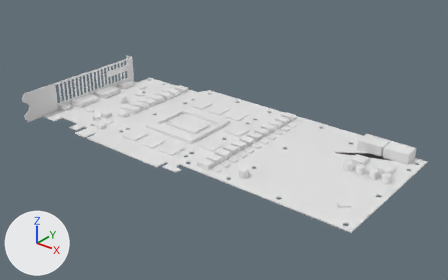
One commit to the Blender file Mr.IranNejad/PCB.blend: the scene before it, then after it.
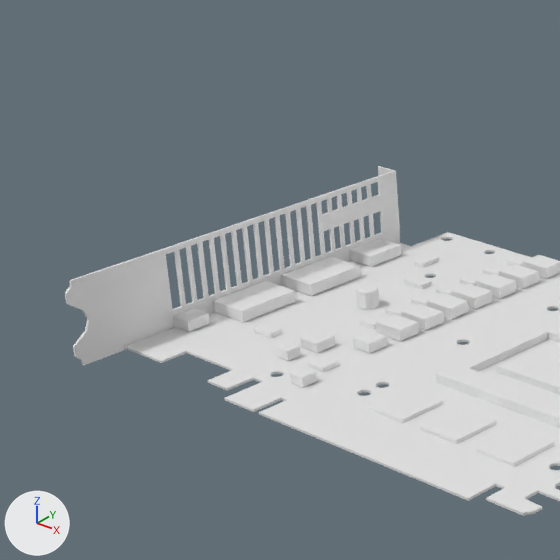
The first picture shows the older version from a 50 mm lens placed at (25.9, -31.9, 19.4), pointed at (0.9, -0.7, 0.0). The close-ups show both versions on the part from 0% to 42% of the width and 0% to 67% of the height of that picture. Lighting does not change. The marker at lower left points along +X, +Y and +Z.

Objects in the first close-up: 'Capacitor', 'Core', 'I/O', 'PCB', 'SMD'.
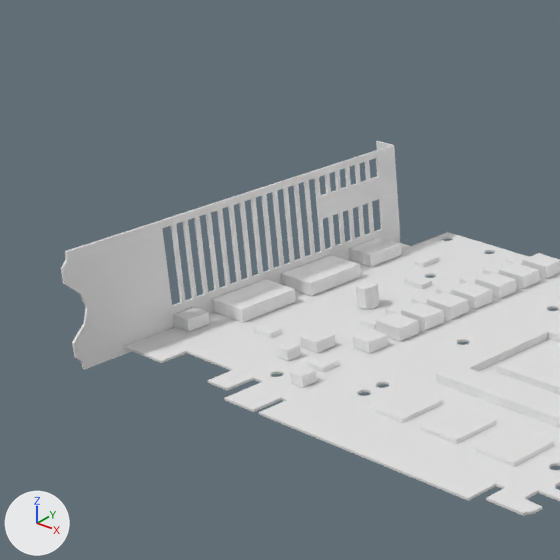
Location of each change, [x1, y1, x2, y2] in pixels of the close-ups (560 x 560 px):
'I/O', mesh rescaled, moved (15% taller): before [65, 166, 400, 365]; after [61, 141, 400, 370]
'SMD', moved, rescaled: before [173, 238, 560, 467]; after [173, 237, 560, 467]
'Capacitor', moved, rescaled: before [356, 285, 379, 309]; after [356, 280, 379, 309]

What the commit changed:
me_i_o has 348 vertices, 244 faces and spans x -0.59..0.12, y -7.52..3.87, z -1.23..1.09.
me_i_o is used by ob_i_o; location (-13.08, 0.01, 1.11).
me_i_o part 1: the whole mesh is scaled about its middle by (1, 1, 1.38), then moved by (0.0, 0.0, 0.32).
Object 'Capacitor' (ob_capacitor) moves from (6.71, 0.01, 0.32) to (6.71, 0.01, 0.4).
Object 'Capacitor' (ob_capacitor) is rescaled from (1.0, 1.0, 1.0) to (1.0, 1.0, 1.24).
Object 'SMD' (ob_smd) moves from (-1.81, 0.34, 0.11) to (-1.81, 0.34, 0.12).
Object 'SMD' (ob_smd) is rescaled from (1.0, 1.0, 1.0) to (1.0, 1.0, 1.15).
Object 'I/O' (ob_i_o) moves from (-13.08, 0.01, 1.11) to (-13.08, 0.01, 1.12).
